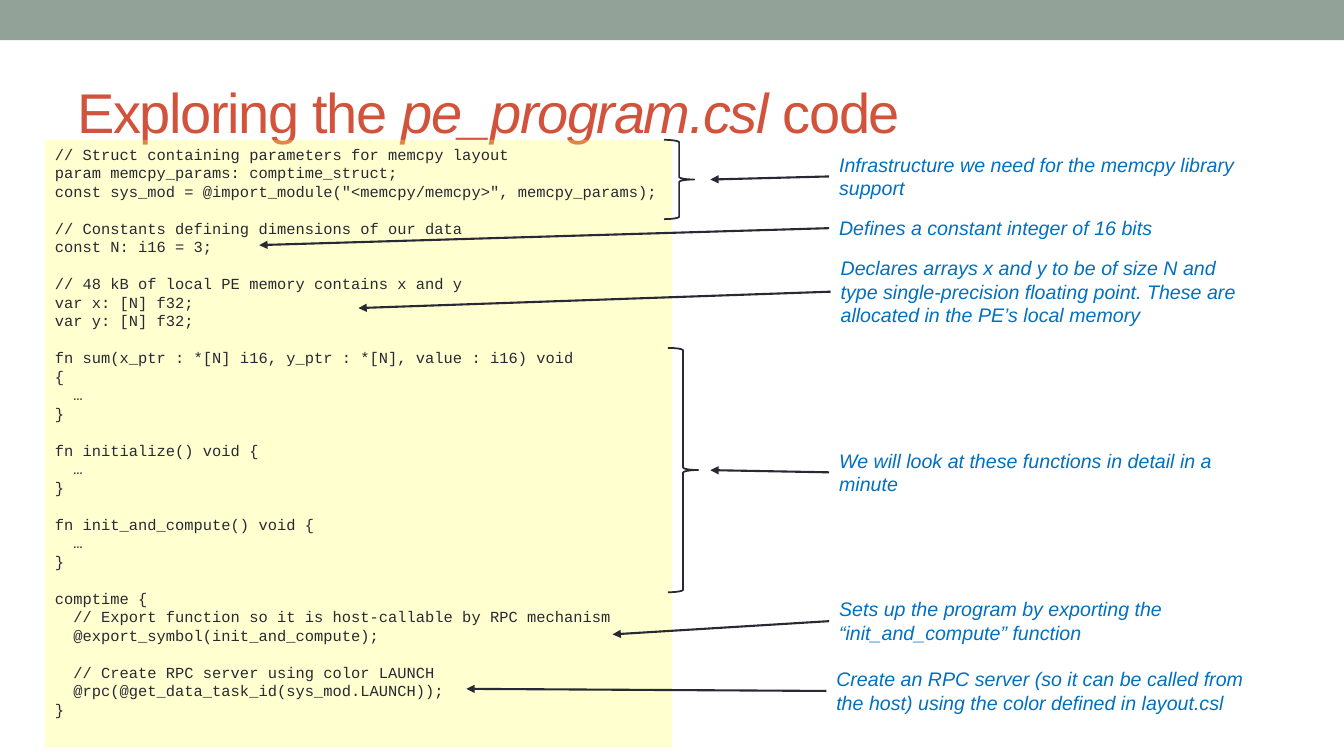
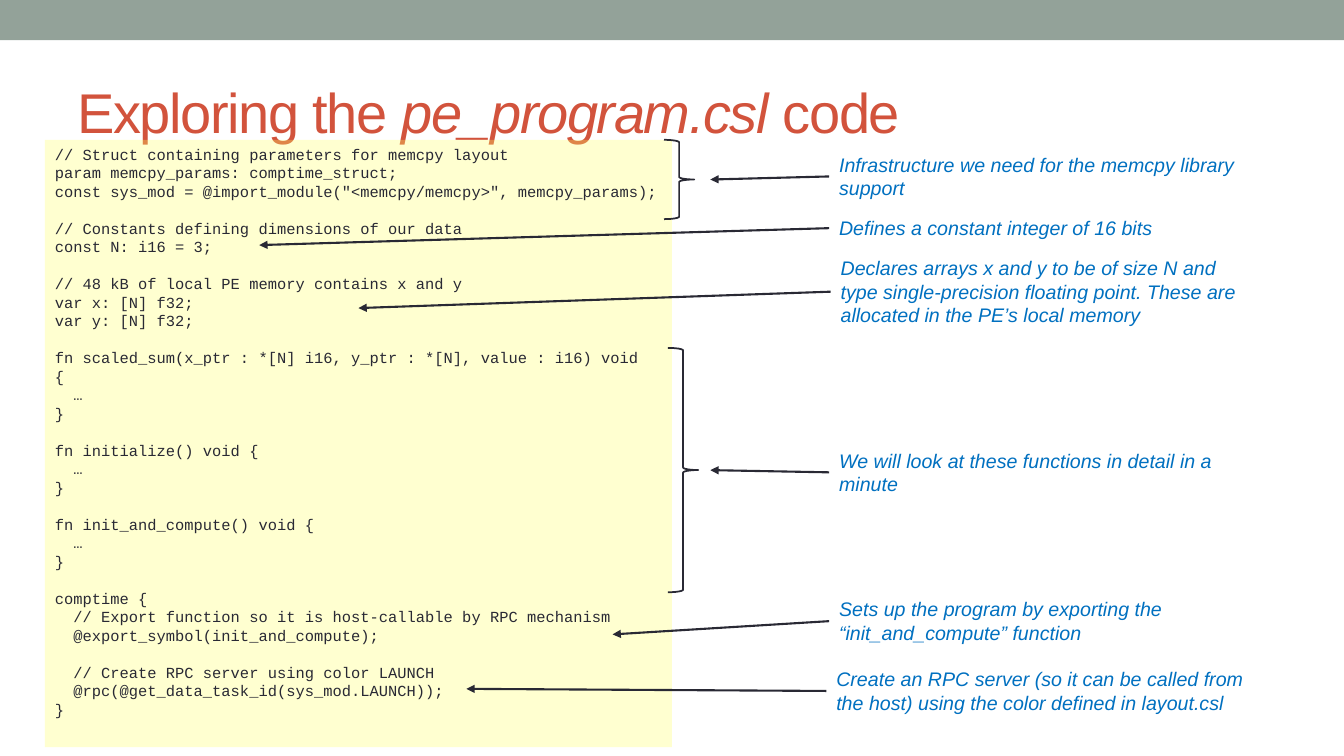
Before and after one commit to EPCCed/cs2-sdk-training, a slide deck: slide 17 of lectures/powerpoints/SDK-walkthrough-part-one.pptx (slide 16 before the commit). Drawn at 1344x756 pixels with LibreOffice and Linux fonts; fonts in the diff are those of the drawing. Boxes give left, top, right and bottom in pixels: in the first picture for what was removed or moved away, otherwise in the second. Text is boxed around its words. In the diff, an @@ line names an element or a change of style, - is before the commit and + after.

```diff
--- a/lectures/powerpoints/SDK-walkthrough-part-one.pptx
+++ b/lectures/powerpoints/SDK-walkthrough-part-one.pptx
@@ text in rectangle at [55,352,638,367]: text changed @@
-fn sum(x_ptr : *[N] i16, y_ptr : *[N], value : i16) void
+fn scaled_sum(x_ptr : *[N] i16, y_ptr : *[N], value : i16) void
```
Also in this commit, not shown: 12 other slides changed, 2 slides added, 4 other files.
